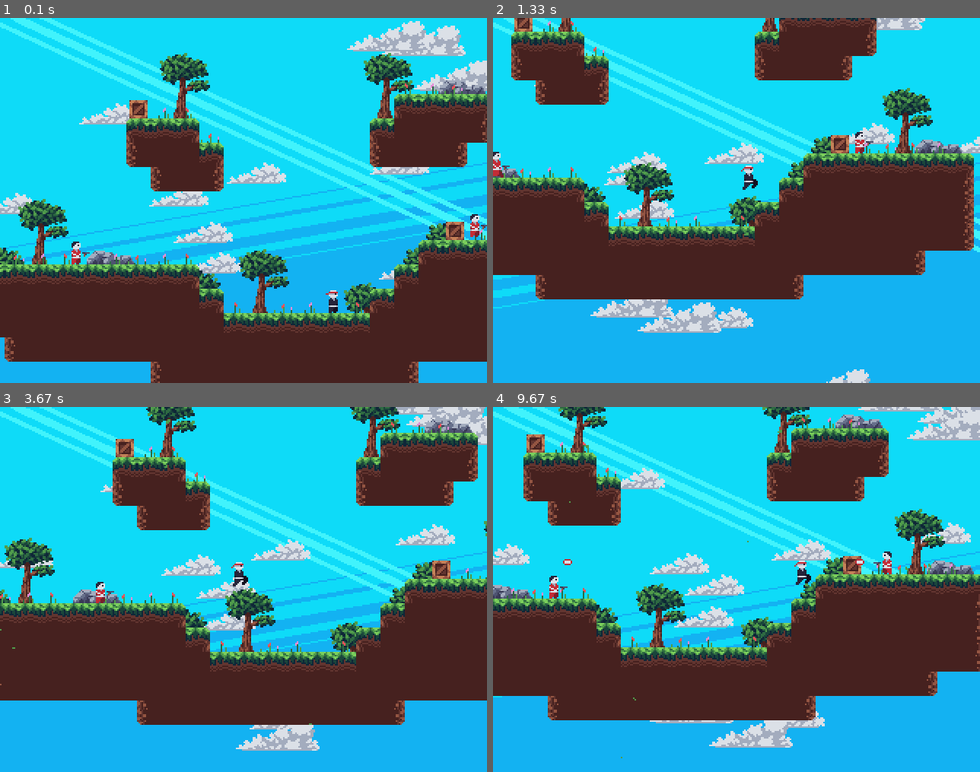
Above: before the commit, frames 1-4 (two rows, left to right).
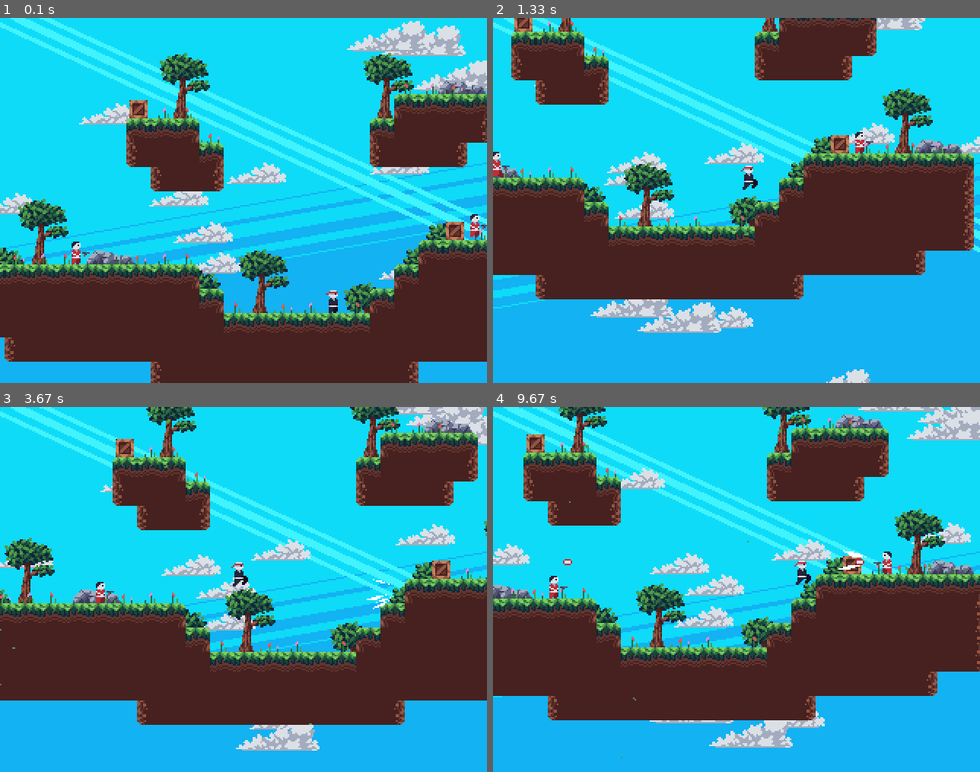
Above: after the commit, the same moments.

Repository: InscrutableTaco/pygame-platformer
Game: pygame game, started from game.py
Same seed, same stepped clock (60 frames per second), same inputs: the game is played once before the commit and once after it.
Inputs:
- Up to frame 1 (0.1 s): no input
- Up to frame 2 (1.33 s): tap X at 0.33, 0.73, 1.03, 1.23 s; hold Right 0.67-1.13 s; hold Up from 1.17 s (still down)
- Up to frame 3 (3.67 s): release Up at 1.47 s; hold Right 1.5-1.97 s; tap X at 1.57, 1.87, 2.07, 2.37, 2.63, 2.93, 3.07, 3.47 s; hold Left 2-2.53 s; hold Left 2.57-2.97 s; hold Up 3-3.37 s; hold Right from 3.4 s (still down)
- Up to frame 4 (9.67 s): tap X at 3.77, 4.13, 4.43, 4.63, 4.93, 5.13, 5.47, 5.77, 5.97, 6.27, 6.53, 6.83, 6.97, 7.37, 7.67, 8.03, 8.33, 8.53, 8.83, 9.03, 9.37 s; release Right at 4.03 s; hold Left 4.07-4.53 s; hold Right 4.57-5.03 s; hold Up 5.07-5.37 s; hold Right 5.4-5.87 s; hold Left 5.9-6.43 s; hold Left 6.47-6.87 s; hold Up 6.9-7.27 s; hold Right 7.3-7.93 s; hold Left 7.97-8.43 s; hold Right 8.47-8.93 s; hold Up 8.97-9.27 s; hold Right from 9.3 s (still down)

Frames 1-2 are identical in both runs. In frame 3, less than 0.1% of the frame differs, in the area x 75-81%, y 47-56%; in frame 4, less than 0.1%, in the area x 70-77%, y 39-45%.

Commit message:
particles, death, screenshake

Diff:
--- a/game.py
+++ b/game.py
@@ -9,6 +9,7 @@
 from scripts.tilemap import Tilemap
 from scripts.clouds import Clouds
 from scripts.particle import Particle
+from scripts.spark import Spark
 
 class Game:
     def __init__(self):
@@ -53,6 +54,8 @@
     def load_level(self, map_id):
         self.tilemap.load('data/maps/' + str(map_id) + '.json')
 
+        self.screenshake = 0
+
         self.leaf_spawners = []
         for tree in self.tilemap.extract([('large_decor', 2)], keep=True):
             self.leaf_spawners.append(pygame.Rect(4 + tree['pos'][0], 4 + tree['pos'][1], 23, 13))
@@ -61,18 +64,27 @@
         for spawner in self.tilemap.extract([('spawners', 0), ('spawners', 1)]):
             if spawner['variant'] == 0:
                 self.player.pos = spawner['pos']
+                self.player.air_time = 0
             else:
                 self.enemies.append(Enemy(self, spawner['pos'], (8, 15)))
 
         self.projectiles = []
         self.particles = []
+        self.sparks = []
 
         self.scroll = [0, 0]
-
+        self.dead = 0
 
     def run(self):
         while True:
             self.display.blit(self.assets['background'], (0, 0))
+
+            self.screenshake = max(0, self.screenshake - 1)
+
+            if self.dead:
+                self.dead += 1
+                if self.dead == 40:
+                    self.load_level(0)
 
             self.scroll[0] += (self.player.rect().centerx - self.display.get_width() / 2 - self.scroll[0]) / 30
             self.scroll[1] += (self.player.rect().centery - self.display.get_height() / 2 - self.scroll[1]) / 30
@@ -89,12 +101,13 @@
             self.tilemap.render(self.display, offset=render_scroll)
 
             for enemy in self.enemies.copy():
-                enemy.update(self.tilemap, (0, 0))
+                kill = enemy.update(self.tilemap, (0, 0))
                 enemy.render(self.display, offset=render_scroll)
-
-
-            self.player.update(self.tilemap, (self.movement[1] - self.movement[0], 0))
-            self.player.render(self.display, offset=render_scroll)
+                if kill:
+                    self.enemies.remove(enemy)
+            if not self.dead:
+                self.player.update(self.tilemap, (self.movement[1] - self.movement[0], 0))
+                self.player.render(self.display, offset=render_scroll)
 
             for projectile in self.projectiles.copy():
                 projectile[0][0] += projectile[1]
@@ -103,11 +116,26 @@
                 self.display.blit(img, (projectile[0][0] - img.get_width() / 2 - render_scroll[0], projectile[0][1] - img.get_height() / 2 - render_scroll[1]))
                 if self.tilemap.solid_check(projectile[0]):
                     self.projectiles.remove(projectile)
+                    for i in range(4):
+                        self.sparks.append(Spark(projectile[0], random.random() - 0.5 + (math.pi if projectile[1] > 0 else 0), 2 + random.random()))
                 elif projectile[2] > 360:
                     self.projectiles.remove(projectile)
                 elif abs(self.player.dashing) < 50:
                     if self.player.rect().collidepoint(projectile[0]):
                         self.projectiles.remove(projectile)
+                        self.dead += 1
+                        self.screenshake = max(16, self.screenshake)
+                        for i in range(30):
+                            angle = random.random() * math.pi * 2
+                            speed = random.random() * 5
+                            self.sparks.append(Spark(self.player.rect().center, angle, 2 + random.random()))
+                            self.particles.append(Particle(self, 'particle', self.player.rect().center, velocity=[math.cos(angle + math.pi) * speed * 0.5, math.sin(angle + math.pi) * speed * 0.5], frame=random.randint(0, 7)))
+
+            for spark in self.sparks.copy():
+                kill = spark.update()
+                spark.render(self.display, offset=render_scroll)
+                if kill:
+                    self.sparks.remove(spark)
 
             for particle in self.particles.copy():
                 kill = particle.update()
@@ -136,7 +164,8 @@
                     if event.key == pygame.K_RIGHT:
                         self.movement[1] = False
 
-            self.screen.blit(pygame.transform.scale(self.display, self.screen.get_size()), (0, 0))
+            screenshake_offset = (random.random() * self.screenshake - self.screenshake / 2, random.random() * self.screenshake - self.screenshake / 2)
+            self.screen.blit(pygame.transform.scale(self.display, self.screen.get_size()), screenshake_offset)
             pygame.display.update()
             self.clock.tick(60)
 
--- a/scripts/entities.py
+++ b/scripts/entities.py
@@ -4,6 +4,7 @@
 import pygame
 
 from scripts.particle import Particle
+from scripts.spark import Spark
 
 class PhysicsEntity:
     def __init__(self, game, e_type, pos, size):
@@ -97,8 +98,13 @@
                 if (abs(dis[1]) < 16):
                     if (self.flip and dis[0] < 0):
                         self.game.projectiles.append([[self.rect().centerx - 7, self.rect().centery], -1.5, 0])
+                        for i in range(4):
+                            self.game.sparks.append(Spark(self.game.projectiles[-1][0], random.random() - 0.5 + math.pi, 2 + random.random()))
                     if (not self.flip and dis[0] > 0):
                         self.game.projectiles.append([[self.rect().centerx + 7, self.rect().centery], 1.5, 0])
+                        for i in range(4):
+                            self.game.sparks.append(Spark(self.game.projectiles[-1][0], random.random() - 0.5, 2 + random.random()))
+
         elif random.random() < 0.01:
             self.walking = random.randint(30, 120)
 
@@ -109,6 +115,18 @@
         else:
             self.set_action('idle')
 
+        if abs(self.game.player.dashing) >= 50:
+            if self.rect().colliderect(self.game.player.rect()):
+                self.game.screenshake = max(16, self.game.screenshake)
+                for i in range(30):
+                    angle = random.random() * math.pi * 2
+                    speed = random.random() * 5
+                    self.game.sparks.append(Spark(self.rect().center, angle, 2 + random.random()))
+                    self.game.particles.append(Particle(self.game, 'particle', self.rect().center, velocity=[math.cos(angle + math.pi) * speed * 0.5, math.sin(angle + math.pi) * speed * 0.5], frame=random.randint(0, 7)))
+                self.game.sparks.append(Spark(self.rect().center, 0, 5 + random.random()))
+                self.game.sparks.append(Spark(self.rect().center, 0 + math.pi, 5 + random.random()))
+                return True
+
     def render(self, surf, offset=(0, 0)):
         super().render(surf, offset=offset)
 
@@ -116,7 +134,6 @@
             surf.blit(pygame.transform.flip(self.game.assets['gun'], True, False), (self.rect().centerx - 4 - self.game.assets['gun'].get_width() - offset[0], self.rect().centery - offset[1]))
         else:
             surf.blit(self.game.assets['gun'], (self.rect().centerx + 4 - offset[0], self.rect().centery - offset[1]))
-
 
 
 class Player(PhysicsEntity):
@@ -131,6 +148,13 @@
         super().update(tilemap, movement=movement)
 
         self.air_time += 1
+
+        if self.air_time == 120:
+            if not self.game.dead:
+                self.game.screenshake = max(16, self.game.screenshake)
+            self.game.dead += 1
+
+
         if self.collisions['down']:
             self.air_time = 0
             self.jumps = 1
--- /dev/null
+++ b/scripts/spark.py
@@ -0,0 +1,26 @@
+import math
+import pygame
+
+class Spark:
+    def __init__(self, pos, angle, speed):
+        self.pos = list(pos)
+        self.angle = angle
+        self.speed = speed
+
+    def update(self):
+        self.pos[0] += math.cos(self.angle) * self.speed
+        self.pos[1] += math.sin(self.angle) * self.speed
+
+        self.speed = max(0, self.speed - 0.1)
+        return not self.speed
+
+    def render(self, surf, offset=(0, 0)):
+        render_points = [
+            (self.pos[0] + math.cos(self.angle) * self.speed * 3 - offset[0], self.pos[1] + math.sin(self.angle) * self.speed * 3 - offset[1]),
+            (self.pos[0] + math.cos(self.angle + math.pi * 0.5) * self.speed * 0.5 - offset[0], self.pos[1] + math.sin(self.angle + math.pi * 0.5) * self.speed * 0.5 - offset[1]),
+            (self.pos[0] + math.cos(self.angle + math.pi) * self.speed * 3 - offset[0], self.pos[1] + math.sin(self.angle + math.pi) * self.speed * 3 - offset[1]),
+            (self.pos[0] + math.cos(self.angle - math.pi * 0.5) * self.speed * 0.5 - offset[0], self.pos[1] + math.sin(self.angle - math.pi * 0.5) * self.speed * 0.5 - offset[1]),
+
+        ]
+
+        pygame.draw.polygon(surf, (255, 255, 255), render_points)
Not shown, changed: data/images/.DS_Store
